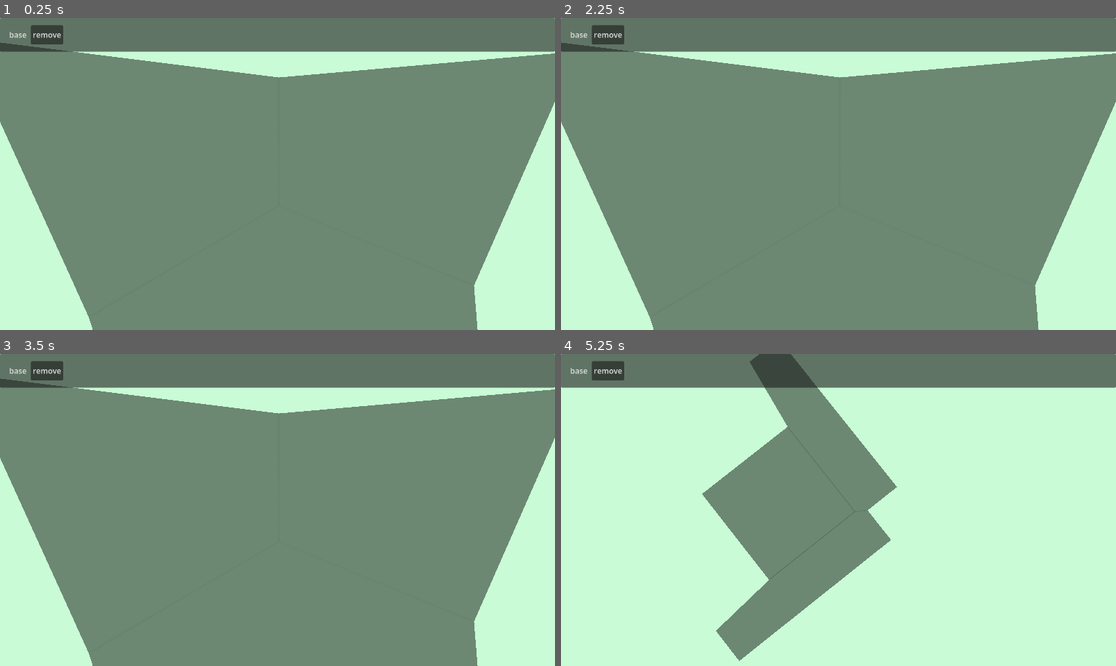
Above: before the commit, frames 1-4 (two rows, left to right).
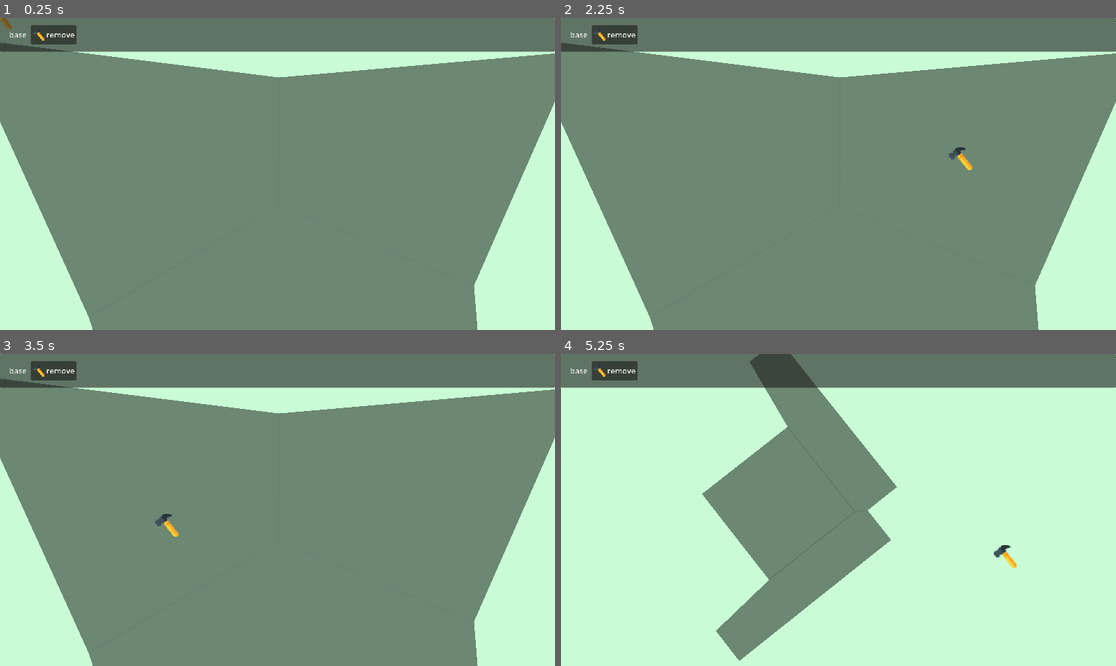
Above: after the commit, the same moments.

Repository: kotofeyy/cozy_lego_game
Game: Godot game, scene res://scenes/main.tscn
Same seed, same stepped clock (60 frames per second), same inputs: the game is played once before the commit and once after it.
Inputs (mouse positions are in pixels of both pictures, inside the frame that each line leads up to):
- Up to frame 1 (0.25 s): no input
- Up to frame 2 (2.25 s): click "base" at 0.5 s; click "remove" at 1.25 s; tap Enter at 2 s; move the mouse to (960, 158) at 2.02 s; press the mouse at (960, 158) at 2.03 s; hold E (rotate_right) from 2.03 s (still down)
- Up to frame 3 (3.5 s): tap Space at 2.75 s; move the mouse to (166, 525) at 2.77 s; release E (rotate_right) at 2.78 s; release the mouse at (166, 525) at 2.78 s; hold Q (rotate_left) from 2.78 s (still down); click (166, 525) at 2.85 s
- Up to frame 4 (5.25 s): tap Enter at 3.5, 5 s; move the mouse to (894, 441) at 3.52 s; release Q (rotate_left) at 3.53 s; hold Middle mouse button (mouse_middle_action) 3.53-4.28 s; hold E (rotate_right) 3.53-5.03 s; click (894, 441) at 3.8 s; tap Space at 4.25 s; move the mouse to (810, 572) at 4.27 s; click (810, 572) at 4.35 s; move the mouse to (1005, 556) at 5.02 s; press the mouse at (1005, 556) at 5.03 s; hold Q (rotate_left) from 5.03 s (still down)

The runs differ from the first frame. In frame 1, 0.3% of the frame differs, in the area x 0-14%, y 0-9%; in frame 2, 0.4%; in frame 3, 0.4%; in frame 4, 0.4%, in the area x 1-83%, y 2-69%.

Commit message:
подсветка при наведении и звук

Diff:
--- /dev/null
+++ b/code/hover_logic.gd
@@ -0,0 +1,24 @@
+class_name HoverLogic
+extends StaticBody3D
+
+
+func _ready() -> void:
+	mouse_entered.connect(_on_hover_on_item)
+	mouse_exited.connect(_on_unhover_on_item)
+
+
+func _on_hover_on_item() -> void:
+	for child in get_children():
+		if child is MeshInstance3D:
+			var new_material = child.get_surface_override_material(0).duplicate()
+			new_material.transparency = BaseMaterial3D.TRANSPARENCY_ALPHA
+			new_material.albedo_color.a = 0.7
+			child.set_surface_override_material(0, new_material)
+
+
+func _on_unhover_on_item() -> void:
+	for child in get_children():
+		if child is MeshInstance3D:
+			var new_material = child.get_surface_override_material(0).duplicate()
+			new_material.transparency = BaseMaterial3D.TRANSPARENCY_DISABLED
+			child.set_surface_override_material(0, new_material)
--- a/code/installation_of_blocks.gd
+++ b/code/installation_of_blocks.gd
@@ -1,6 +1,8 @@
 extends Node3D
 
 @onready var current_item: Node = $CurrentItem
+@onready var sprite_3d: Sprite2D = $Sprite3D
+@onready var audio_hover: AudioStreamPlayer = $AudioHover
 
 
 var build_delay = 0.11  # Пауза между блоками в секундах
@@ -8,6 +10,7 @@
 var group_of_current_block
 var current_block: StaticBody3D
 var delete_mode := false
+var old_material: StandardMaterial3D
 
 
 func _ready() -> void:
@@ -37,6 +40,7 @@
 			if group:
 				if group.has("placeable"):
 					object.queue_free()
+					audio_hover.play()
 		else:
 			# чтобы плитки не ставились друг на друга, проверяю по группам
 			if not group == group_of_current_block:
@@ -57,10 +61,20 @@
 			print("rotation - ", current_block.rotation_degrees)
 
 
+func _unhandled_input(event: InputEvent) -> void:
+	if delete_mode:
+		var x = get_viewport().get_mouse_position().x
+		var y = get_viewport().get_mouse_position().y
+		sprite_3d.global_position = Vector2(x, y)
+	else:
+		sprite_3d.global_position = Vector2(-100, -100)
+
+
 func place_block() -> void:
 	if current_block:
 		var new_cube = current_block.duplicate()
 		add_child(new_cube)
+		audio_hover.play()
 
 
 func get_mouse_3d_pos():
@@ -88,6 +102,7 @@
 		var hit_normal = result.normal # Вектор грани (например, Vector3.UP)
 
 		collider = result.collider
+
 		if current_block:
 			var shape = current_block.get_node("CollisionShape3D").shape
 			var height = shape.size.y
@@ -104,6 +119,7 @@
 
 
 			type = collider.get_groups()
+
 		type = collider.get_groups()
 	return {
 		"pos": final_pos,
--- a/code/items_panel.gd
+++ b/code/items_panel.gd
@@ -1,6 +1,7 @@
 extends CanvasLayer
 
 @onready var h_box_container: HBoxContainer = $Panel/MarginContainer/HBoxContainer
+const HAMMER = preload("uid://rd2e3fb3mbye")
 
 const tiles_icon = preload("uid://c4ecwde2bx4wa")
 
@@ -32,6 +33,7 @@
 		button_del.size_flags_horizontal = Control.SIZE_SHRINK_END
 		button_del.alignment = HORIZONTAL_ALIGNMENT_LEFT
 		button_del.pressed.connect(on_click_to_button_del)
+		button_del.icon = HAMMER
 
 		for item: ItemTypes.type in items[category]:
 			var text = str(ItemTypes.Items[item]["name"])
--- a/project.godot
+++ b/project.godot
@@ -63,6 +63,7 @@
 
 [rendering]
 
+textures/canvas_textures/default_texture_filter=3
 rendering_device/driver.windows="d3d12"
 renderer/rendering_method="gl_compatibility"
 renderer/rendering_method.mobile="gl_compatibility"
--- a/scenes/blocks/chair_base.tscn
+++ b/scenes/blocks/chair_base.tscn
@@ -1,4 +1,6 @@
 [gd_scene format=3 uid="uid://vgucamw4rpou"]
+
+[ext_resource type="Script" uid="uid://ch5ur1q7lwyne" path="res://code/hover_logic.gd" id="1_m81vv"]
 
 [sub_resource type="BoxMesh" id="BoxMesh_j8c57"]
 
@@ -10,6 +12,7 @@
 [sub_resource type="BoxShape3D" id="BoxShape3D_s8fmr"]
 
 [node name="BaseChair" type="StaticBody3D" unique_id=690638999 groups=["chair_base"]]
+script = ExtResource("1_m81vv")
 
 [node name="MeshInstance3D3" type="MeshInstance3D" parent="." unique_id=363016249]
 transform = Transform3D(0.2, 0, 0, 0, 1, 0, 0, 0, 0.2, 0.4, 0.5, 0.4)
--- a/scenes/blocks/kitchen_cabinet_base.tscn
+++ b/scenes/blocks/kitchen_cabinet_base.tscn
@@ -1,4 +1,6 @@
 [gd_scene format=3 uid="uid://bnlgg6ay6n32r"]
+
+[ext_resource type="Script" uid="uid://ch5ur1q7lwyne" path="res://code/hover_logic.gd" id="1_dxlk0"]
 
 [sub_resource type="BoxMesh" id="BoxMesh_x273q"]
 
@@ -13,6 +15,7 @@
 [sub_resource type="BoxShape3D" id="BoxShape3D_x273q"]
 
 [node name="KitchenCabinetBase" type="StaticBody3D" unique_id=1166271753]
+script = ExtResource("1_dxlk0")
 
 [node name="MeshInstance3D2" type="MeshInstance3D" parent="." unique_id=591008985]
 transform = Transform3D(1.1, 0, 0, 0, 0.2, 0, 0, 0, 1.1, 0, 0.7, 0)
--- a/scenes/blocks/pot_base.tscn
+++ b/scenes/blocks/pot_base.tscn
@@ -1,6 +1,7 @@
 [gd_scene format=3 uid="uid://clbp4tkyfytgl"]
 
 [ext_resource type="PackedScene" uid="uid://cy6h5284gilsu" path="res://models/pot_leafs_base.glb" id="1_46hrt"]
+[ext_resource type="Script" uid="uid://ch5ur1q7lwyne" path="res://code/hover_logic.gd" id="1_mbuni"]
 
 [sub_resource type="BoxMesh" id="BoxMesh_u8i3h"]
 
@@ -10,6 +11,7 @@
 [sub_resource type="BoxShape3D" id="BoxShape3D_mbuni"]
 
 [node name="PotBase" type="StaticBody3D" unique_id=244743492]
+script = ExtResource("1_mbuni")
 
 [node name="MeshInstance3D" type="MeshInstance3D" parent="." unique_id=1346067829]
 transform = Transform3D(0.4, 0, 0, 0, 0.6, 0, 0, 0, 0.4, 0, 0.3, 0)
@@ -20,5 +22,5 @@
 transform = Transform3D(0.4, 0, 0, 0, 0.6, 0, 0, 0, 0.4, 0, 0.3, 0)
 shape = SubResource("BoxShape3D_mbuni")
 
-[node name="pot_leafs_base" parent="." unique_id=1042237417 instance=ExtResource("1_46hrt")]
+[node name="pot_leafs_base" parent="." unique_id=1469739333 instance=ExtResource("1_46hrt")]
 transform = Transform3D(0.39, 0, 0, 0, 0.39, 0, 0, 0, 0.39, 0, 0.565, 0)
--- a/scenes/blocks/pot_super.tscn
+++ b/scenes/blocks/pot_super.tscn
@@ -1,5 +1,6 @@
 [gd_scene format=3 uid="uid://3dc6f21lm3du"]
 
+[ext_resource type="Script" uid="uid://ch5ur1q7lwyne" path="res://code/hover_logic.gd" id="1_qnhif"]
 [ext_resource type="PackedScene" uid="uid://bd26k7dc8m2hk" path="res://models/pot_liefs_super.glb" id="1_vv0pb"]
 
 [sub_resource type="BoxMesh" id="BoxMesh_qnhif"]
@@ -10,6 +11,7 @@
 [sub_resource type="BoxShape3D" id="BoxShape3D_4vmot"]
 
 [node name="PotSuper" type="StaticBody3D" unique_id=867192088]
+script = ExtResource("1_qnhif")
 
 [node name="MeshInstance3D" type="MeshInstance3D" parent="." unique_id=884816109]
 transform = Transform3D(0.4, 0, 0, 0, 0.6, 0, 0, 0, 0.4, 0, 0.3, 0)
--- a/scenes/blocks/table_base.tscn
+++ b/scenes/blocks/table_base.tscn
@@ -1,4 +1,6 @@
 [gd_scene format=3 uid="uid://b65tqwhmoa62e"]
+
+[ext_resource type="Script" uid="uid://ch5ur1q7lwyne" path="res://code/hover_logic.gd" id="1_wsb15"]
 
 [sub_resource type="BoxShape3D" id="BoxShape3D_mdrar"]
 
@@ -10,6 +12,7 @@
 [sub_resource type="BoxMesh" id="BoxMesh_pvg84"]
 
 [node name="TableBase" type="StaticBody3D" unique_id=815398388 groups=["placeable"]]
+script = ExtResource("1_wsb15")
 
 [node name="CollisionShape3D" type="CollisionShape3D" parent="." unique_id=2090906886]
 transform = Transform3D(2, 0, 0, 0, 1, 0, 0, 0, 1, -0.3996731, 0.50017285, 0)
--- a/scenes/blocks/tiles_base.tscn
+++ b/scenes/blocks/tiles_base.tscn
@@ -1,4 +1,6 @@
 [gd_scene format=3 uid="uid://14of8y3r5xm2"]
+
+[ext_resource type="Script" uid="uid://ch5ur1q7lwyne" path="res://code/hover_logic.gd" id="1_hb8jb"]
 
 [sub_resource type="BoxMesh" id="BoxMesh_saun3"]
 
@@ -9,6 +11,7 @@
 [sub_resource type="BoxShape3D" id="BoxShape3D_j8c57"]
 
 [node name="Tiles" type="StaticBody3D" unique_id=1960273006 groups=["tiles_base"]]
+script = ExtResource("1_hb8jb")
 
 [node name="MeshInstance3D" type="MeshInstance3D" parent="." unique_id=662253268]
 transform = Transform3D(1, 0, 0, 0, 0.2, 0, 0, 0, 1, 0, 0.1, 0)
--- a/scenes/blocks/window_base.tscn
+++ b/scenes/blocks/window_base.tscn
@@ -1,4 +1,6 @@
 [gd_scene format=3 uid="uid://5cthvugp28w5"]
+
+[ext_resource type="Script" uid="uid://ch5ur1q7lwyne" path="res://code/hover_logic.gd" id="1_331u8"]
 
 [sub_resource type="BoxMesh" id="BoxMesh_vd4sg"]
 
@@ -13,6 +15,7 @@
 [sub_resource type="BoxShape3D" id="BoxShape3D_vd4sg"]
 
 [node name="WindowBase" type="StaticBody3D" unique_id=1930849982]
+script = ExtResource("1_331u8")
 
 [node name="MeshInstance3D2" type="MeshInstance3D" parent="." unique_id=1837867256 groups=["window_base"]]
 transform = Transform3D(-0.2, 0, 1.7484556e-08, 0, 1, 0, -1.7484556e-08, 0, -0.2, 0.4, 1.5, -0.5)
--- a/scenes/installation_of_blocks.tscn
+++ b/scenes/installation_of_blocks.tscn
@@ -1,8 +1,17 @@
 [gd_scene format=3 uid="uid://d1j2gh2xldmj"]
 
 [ext_resource type="Script" uid="uid://b470dfphpj4ds" path="res://code/installation_of_blocks.gd" id="1_saun3"]
+[ext_resource type="Texture2D" uid="uid://rd2e3fb3mbye" path="res://icons/hammer.png" id="2_j8c57"]
+[ext_resource type="AudioStream" uid="uid://dfobo3c0nw1lq" path="res://sounds/hover.wav" id="3_s8fmr"]
 
 [node name="InstallationOfBlocks" type="Node3D" unique_id=377349631]
 script = ExtResource("1_saun3")
 
 [node name="CurrentItem" type="Node" parent="." unique_id=56104754]
+
+[node name="Sprite3D" type="Sprite2D" parent="." unique_id=757298417]
+scale = Vector2(2, 2)
+texture = ExtResource("2_j8c57")
+
+[node name="AudioHover" type="AudioStreamPlayer" parent="." unique_id=1179380960]
+stream = ExtResource("3_s8fmr")
Not shown, added: code/hover_logic.gd.uid
Binary file added: icons/hammer.png
Not shown, added: icons/hammer.png.import
Not shown, added: sounds/hover.wav.import
Not shown, added: sounds/hover.wav
